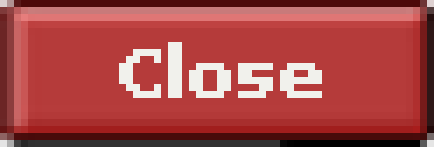
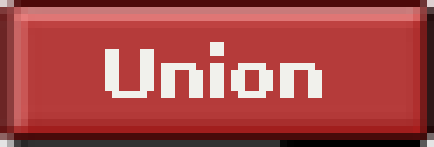
Layers edited between the first and the second 434 × 147 image:
added layer "Union" above "Preview" over [105, 42, 322, 98]
hid "Close" over [119, 42, 322, 98]
